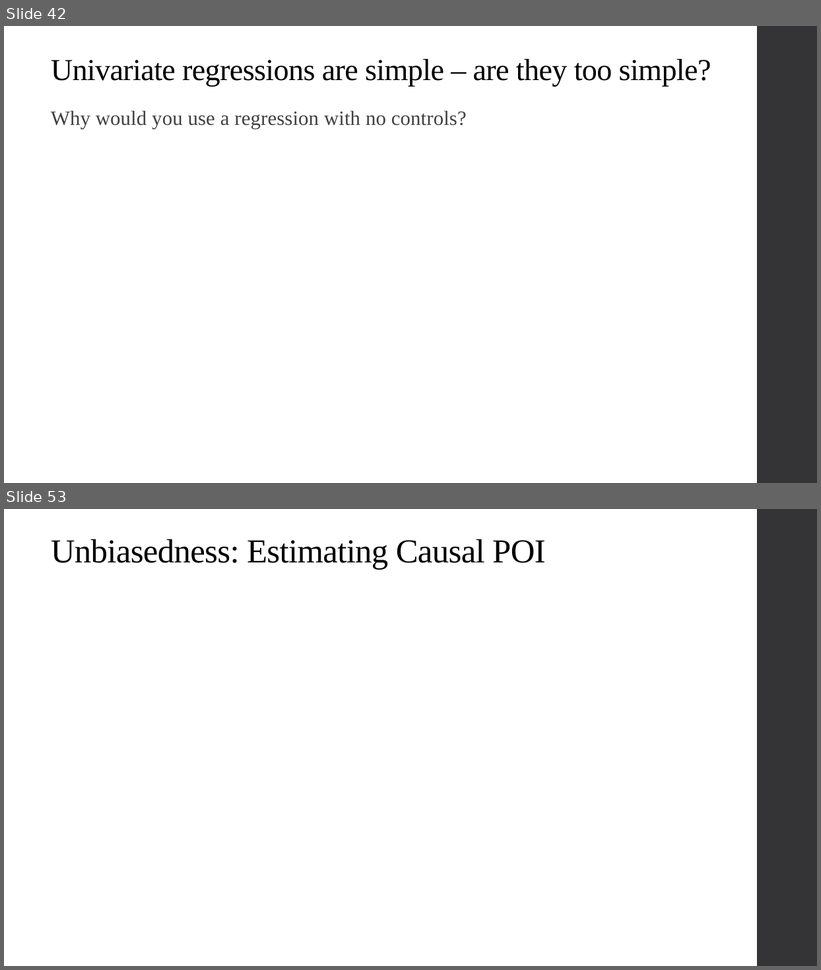
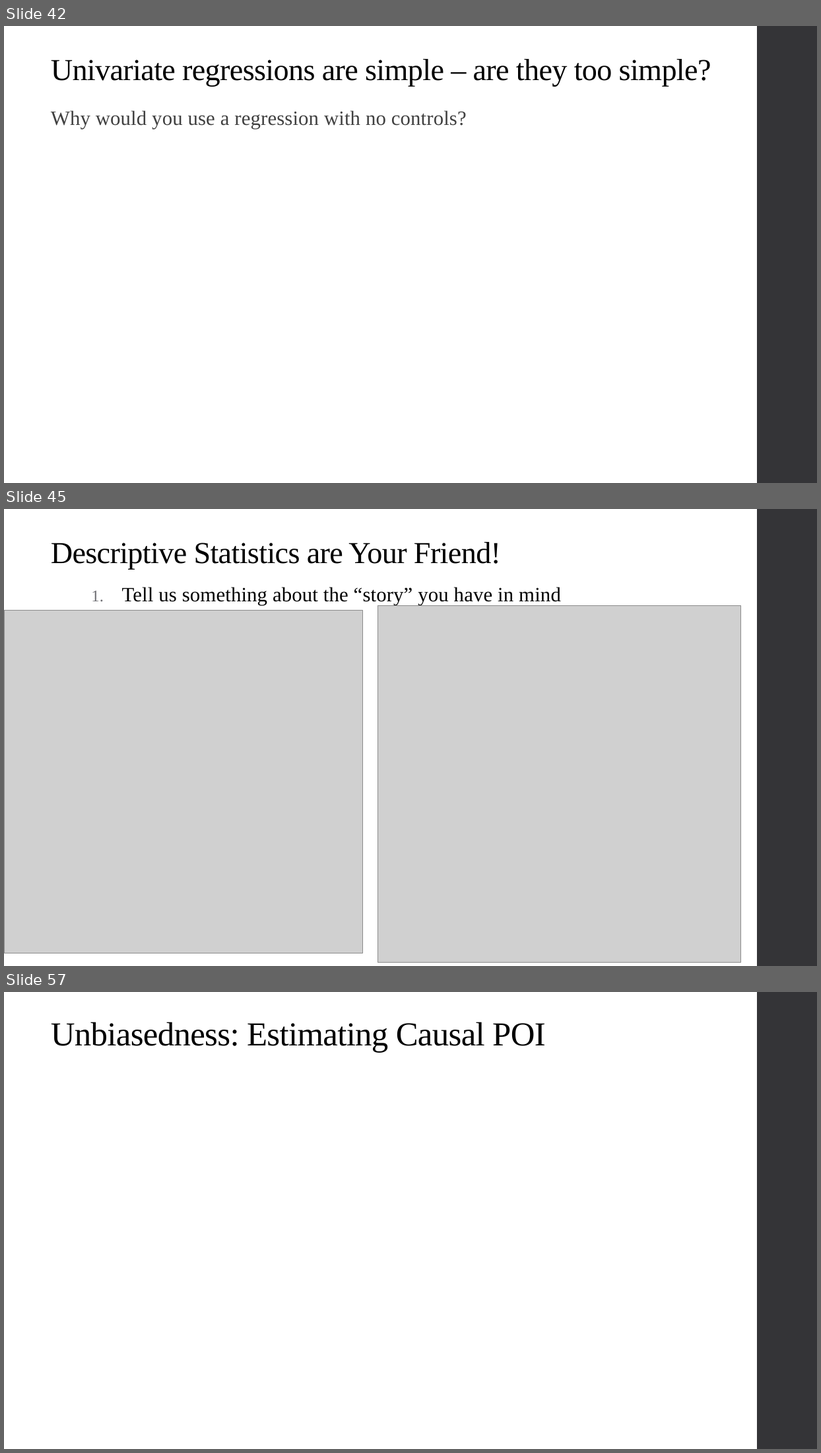
Before and after one commit to alex-hoagland/HAD5744, a slide deck: Lecture02_UnivariateOLS/Lecture2_OLS.pptx. Shown one above the other, each under a label of ours: slides 42 and 53 before the commit, slides 42, 45 and 57 after it; the slides between them are not shown. The pictures are 821x970 and 821x1453 pixels, drawn with LibreOffice and Linux fonts; fonts in the diff are those of the drawing; grey boxes stand for pictures. Boxes give left, top, right and bottom in pixels: in the first picture for what was removed or moved away, otherwise in the second. Text is boxed around its words. In the diff, an @@ line names an element or a change of style, - is before the commit and + after.

```diff
--- a/Lecture02_UnivariateOLS/Lecture2_OLS.pptx
+++ b/Lecture02_UnivariateOLS/Lecture2_OLS.pptx
@@ slide 45 added at (4, 509, 817, 966), background #FFFFFF; not listed: 1 template element that a slide beside it also shows @@
@@ title added at (51, 542, 501, 569), 36 pt, text #000000 @@
+Descriptive Statistics are Your Friend!
@@ text added at (122, 587, 561, 605), 24 pt, text #000000 @@
+1. Tell us something about the “story” you have in mind
@@ picture added at (378, 605, 741, 963) @@
@@ picture added at (4, 611, 362, 954) @@
@@ what was slide 53 is now slide 57 @@
```
Also in this commit, not shown: 10 slides changed, 4 other slides added, 1 slide removed.
